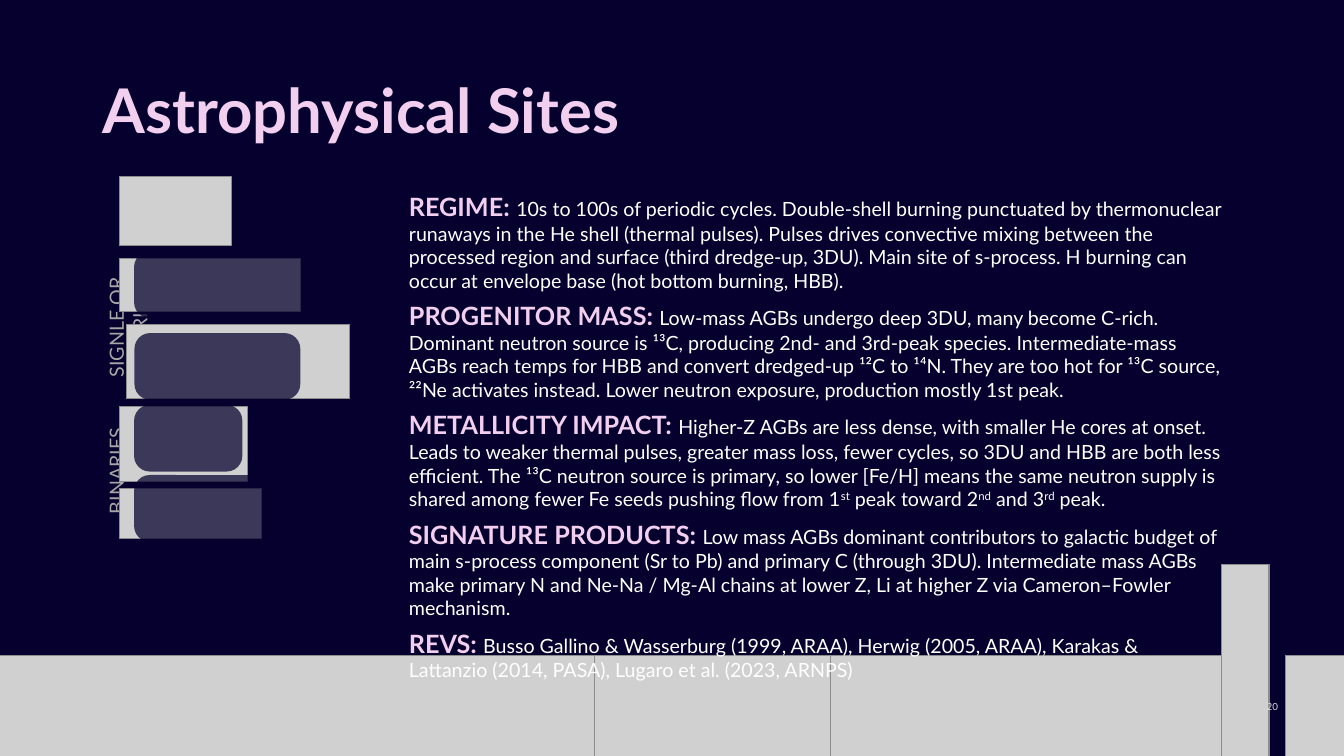
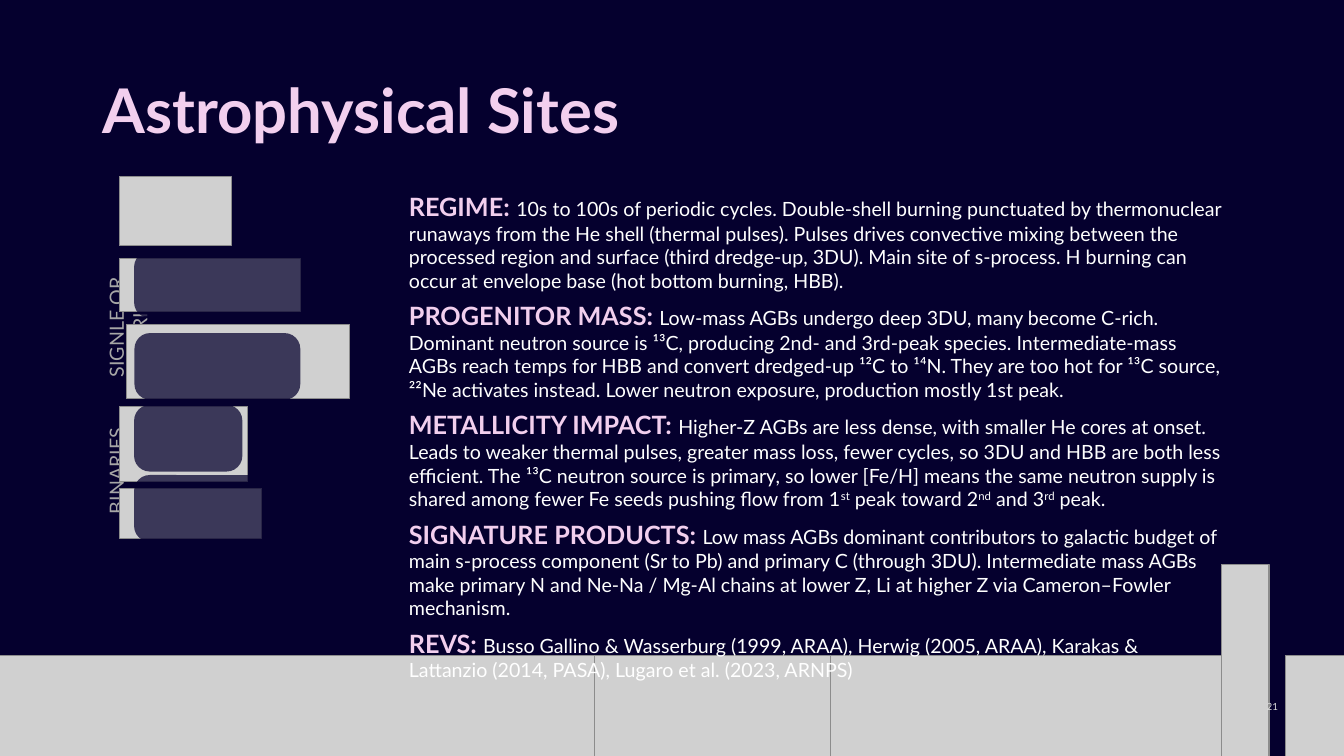
Before and after one commit to giulia-cinquegrana/bridgce2026-stellar-nucleosynthesis, a slide deck: slide 21 of resources/lectures/slides_1_nucleosynthesis_landscape.pptx (slide 20 before the commit). Drawn at 1344x756 pixels with LibreOffice and Linux fonts; fonts in the diff are those of the drawing; grey boxes stand for pictures. Boxes give left, top, right and bottom in pixels: in the first picture for what was removed or moved away, otherwise in the second. Text is boxed around its words. In the diff, an @@ line names an element or a change of style, - is before the commit and + after.

```diff
--- a/resources/lectures/slides_1_nucleosynthesis_landscape.pptx
+++ b/resources/lectures/slides_1_nucleosynthesis_landscape.pptx
@@ text at <box>409,197,1222,292</box>: text changed @@
-REGIME: 10s to 100s of periodic cycles. Double-shell burning punctuated by thermonuclear runaways in the He shell (thermal pulses). Pulses drives convective mixing between the processed region and surface (third dredge-up, 3DU). Main site of s-process. H burning can occur at envelope base (hot bottom burning, HBB).
+REGIME: 10s to 100s of periodic cycles. Double-shell burning punctuated by thermonuclear runaways from the He shell (thermal pulses). Pulses drives convective mixing between the processed region and surface (third dredge-up, 3DU). Main site of s-process. H burning can occur at envelope base (hot bottom burning, HBB).
@@ page number at <box>1267,702,1278,713</box>: text changed @@
-20
+21
```
Also in this commit, not shown: 2 other slides changed, 1 slide added, 7 other files.
